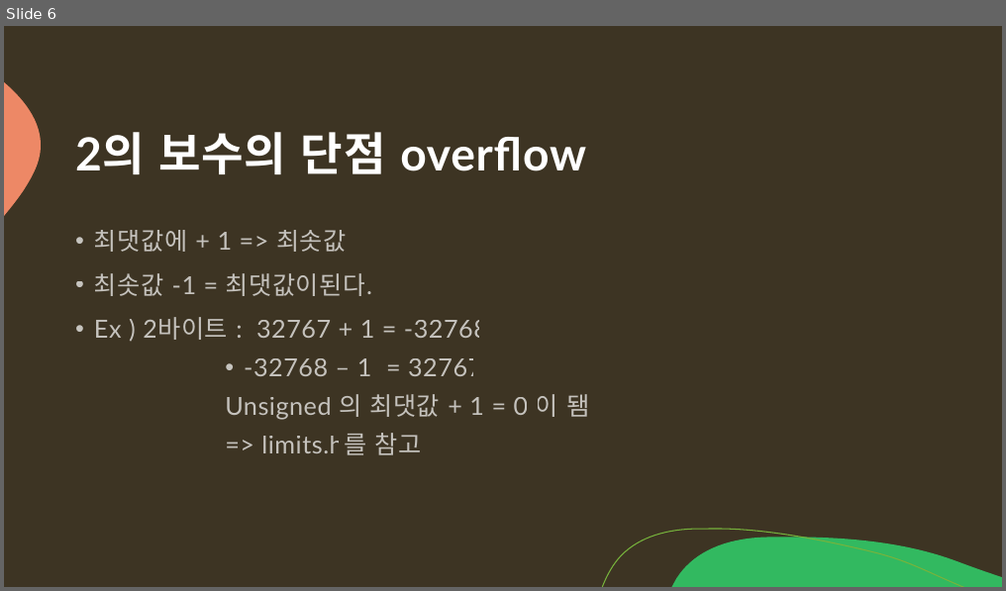
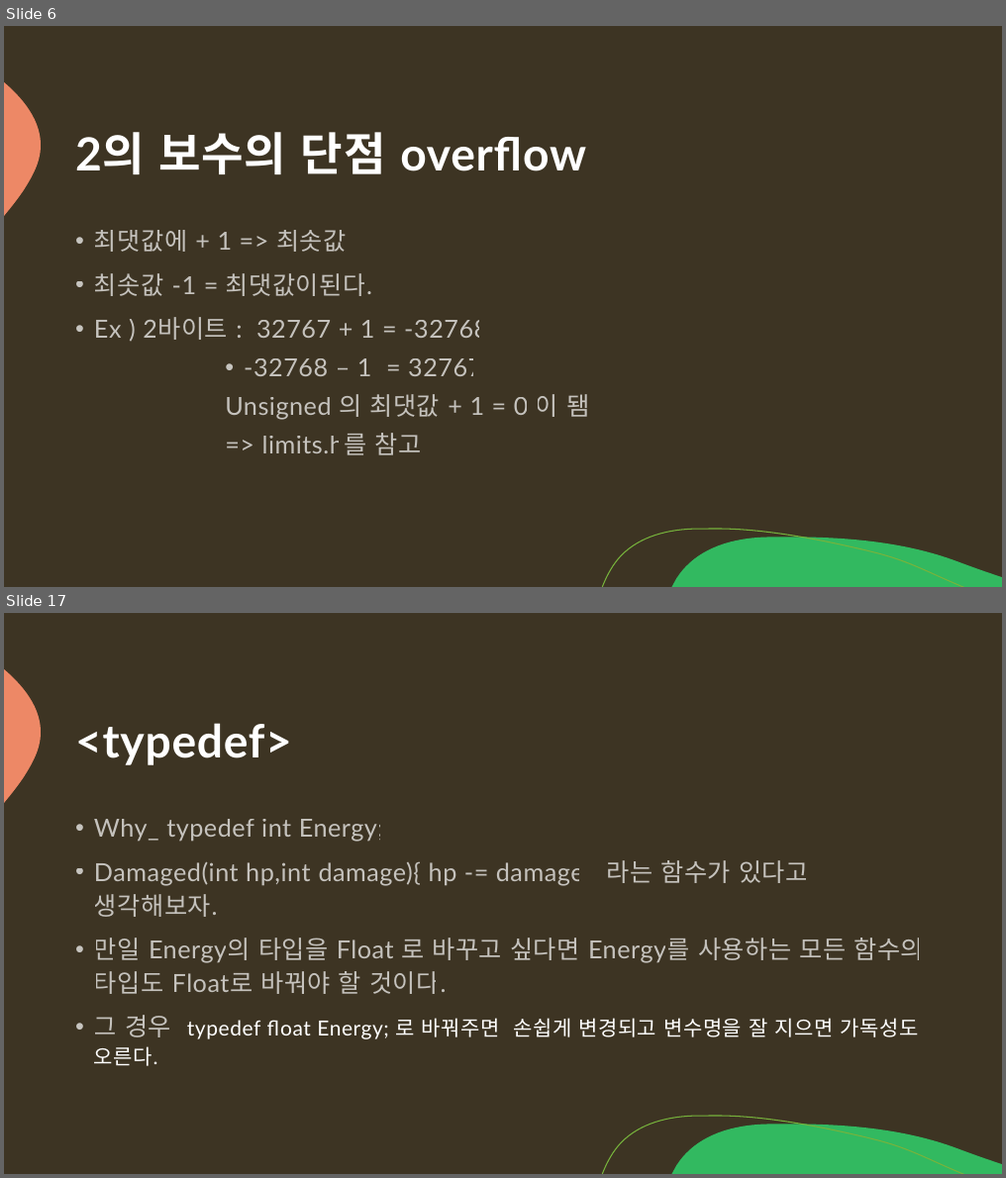
Before and after one commit to arkchimy/_Algorithm, a slide deck: 전공지식/C언어의 기초/C언어 기초지식.pptx. Shown one above the other, each under a label of ours: slide 6 before the commit, slides 6 and 17 after it; the slides between them are not shown. The pictures are 1006x591 and 1006x1178 pixels, drawn with LibreOffice and Linux fonts; fonts in the diff are those of the drawing. Boxes give left, top, right and bottom in pixels: in the first picture for what was removed or moved away, otherwise in the second. Text is boxed around its words. In the diff, an @@ line names an element or a change of style, - is before the commit and + after.

```diff
--- a/전공지식/C언어의 기초/C언어 기초지식.pptx
+++ b/전공지식/C언어의 기초/C언어 기초지식.pptx
@@ slide 17 added at (4, 613, 1002, 1174), background #3D3423; not listed: 3 template elements that a slide beside it also shows @@
@@ title added at (75, 723, 292, 765), 44 pt, text #FFFFFF, bold @@
+<typedef>
@@ text added at (94, 819, 924, 1066), 24 pt, text #FFFFFF at 70% opacity @@
+• Why_ typedef int Energy;
+• Damaged(int hp,int damage){ hp -= damage;} 라는 함수가 있다고 생각해보자.
+• 만일 Energy의 타입을 Float 로 바꾸고 싶다면 Energy를 사용하는 모든 함수의 타입도 Float로 바꿔야 할 것이다.
+• 그 경우 typedef float Energy; 로 바꿔주면 손쉽게 변경되고 변수명을 잘 지으면 가독성도 오른다.
```
Also in this commit, not shown: 4 slides changed, 10 other slides added.
